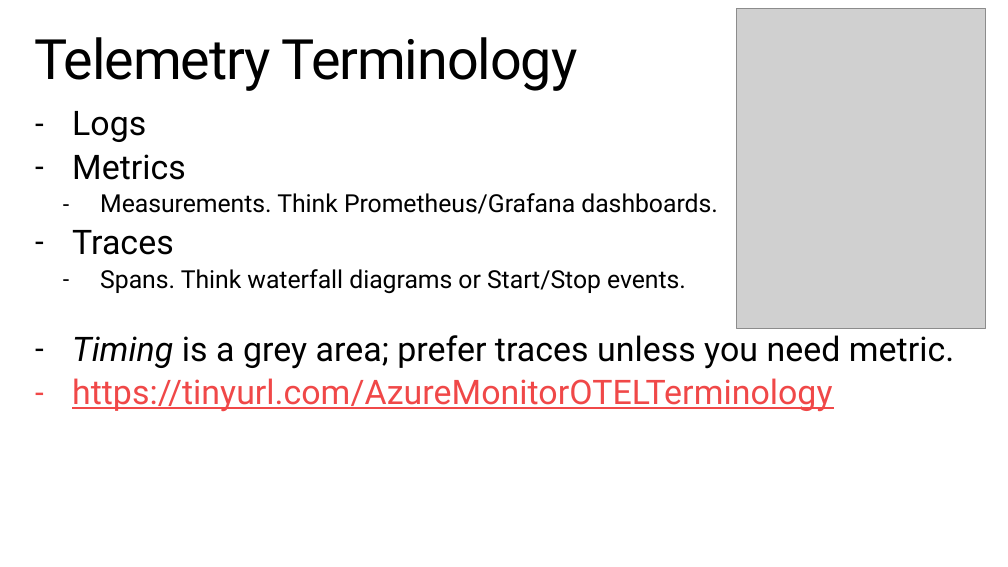
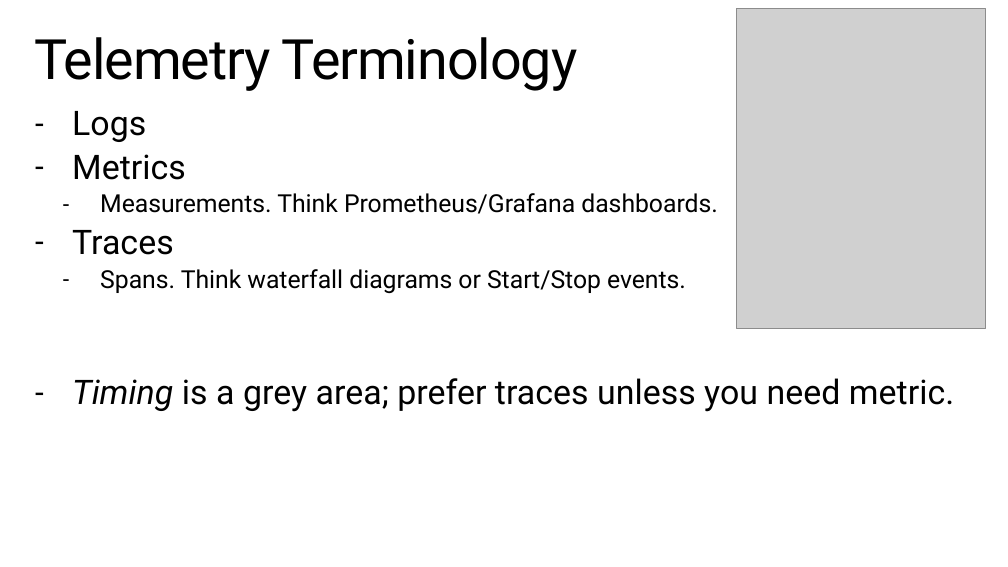
Before and after one commit to StephenCleary/Presentations, a slide deck: slide 6 of Telemetry/Logging Hero.pptx. Drawn at 1008x567 pixels with LibreOffice and Linux fonts; fonts in the diff are those of the drawing; grey boxes stand for pictures; background and template pictures are left out. Boxes give left, top, right and bottom in pixels: in the first picture for what was removed or moved away, otherwise in the second. Text is boxed around its words. In the diff, an @@ line names an element or a change of style, - is before the commit and + after.

```diff
--- a/Telemetry/Logging Hero.pptx
+++ b/Telemetry/Logging Hero.pptx
@@ text at (72,378,832,412): paragraph removed @@
-– https://tinyurl.com/AzureMonitorOTELTerminology
```
Also in this commit, not shown: 3 other slides changed, 10 slides added, 1 other file.
